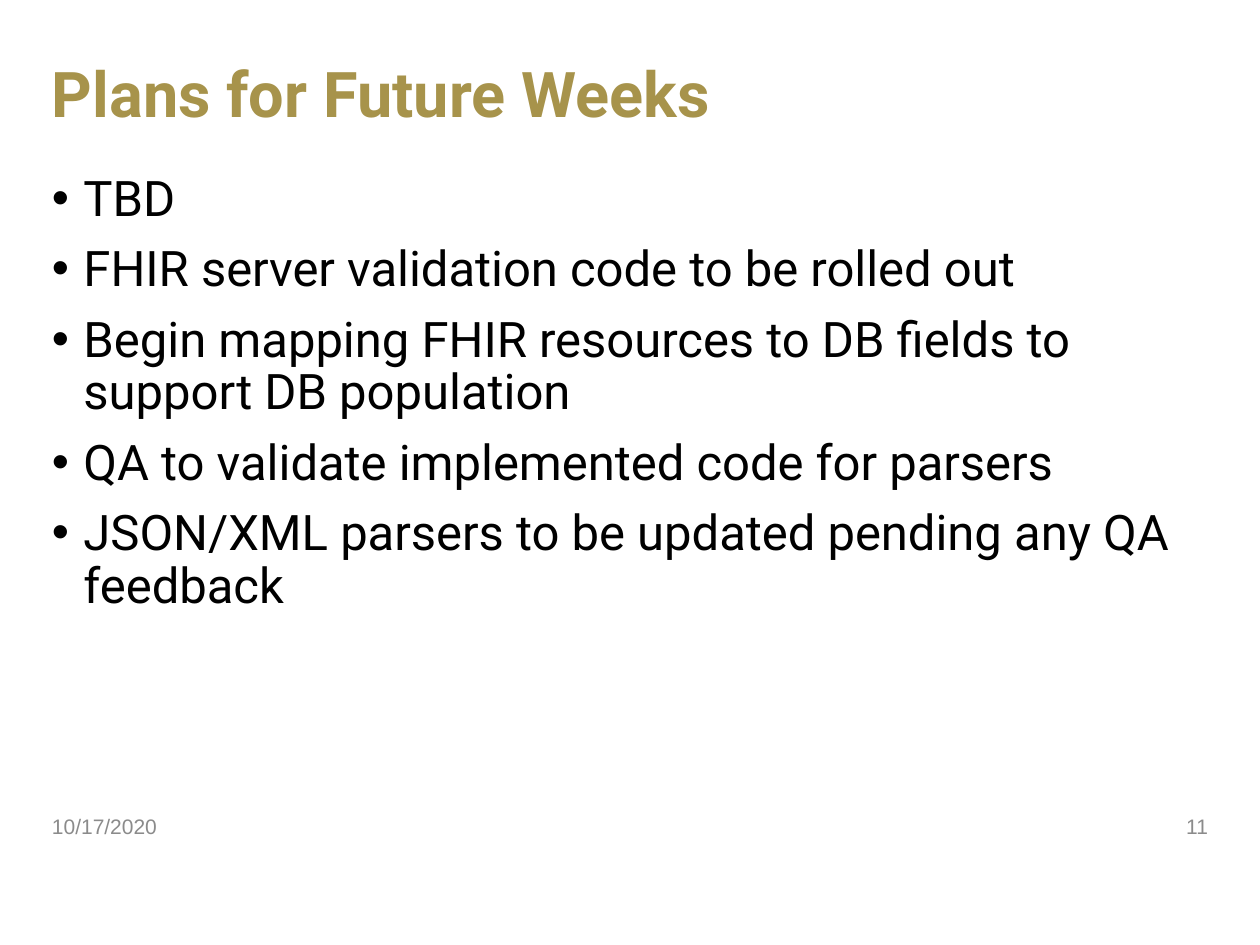
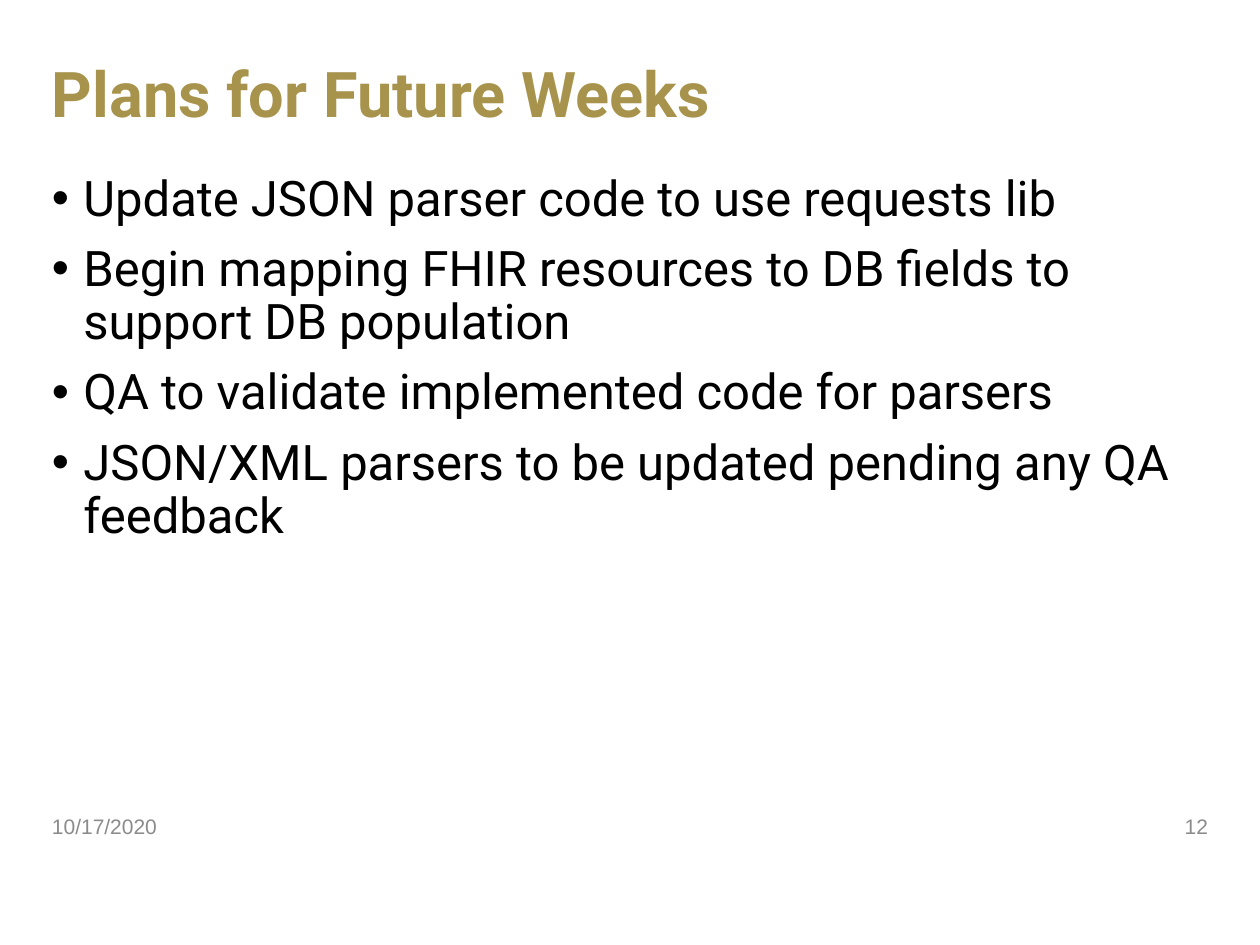
Before and after one commit to jdavis470/National-Firefighter-Registry, a slide deck: slide 12 of collateral/Team 55 Sprint 4.pptx (slide 11 before the commit). Drawn at 1260x945 pixels with LibreOffice and Linux fonts; fonts in the diff are those of the drawing; background and template pictures are left out. Boxes give left, top, right and bottom in pixels: in the first picture for what was removed or moved away, otherwise in the second. Text is boxed around its words. In the diff, an @@ line names an element or a change of style, - is before the commit and + after.

Commit message:
Updated schedule to reflect rolling in FHIR validation into parsers

```diff
--- a/collateral/Team 55 Sprint 4.pptx
+++ b/collateral/Team 55 Sprint 4.pptx
@@ text at [83,179,1056,226]: text changed @@
-• TBD
-• FHIR server validation code to be rolled out
+• Update JSON parser code to use requests lib
@@ page number at [1185,819,1208,834]: text changed @@
-11
+12
```
Also in this commit, not shown: 7 other slides changed, 1 slide added, 1 other file.
